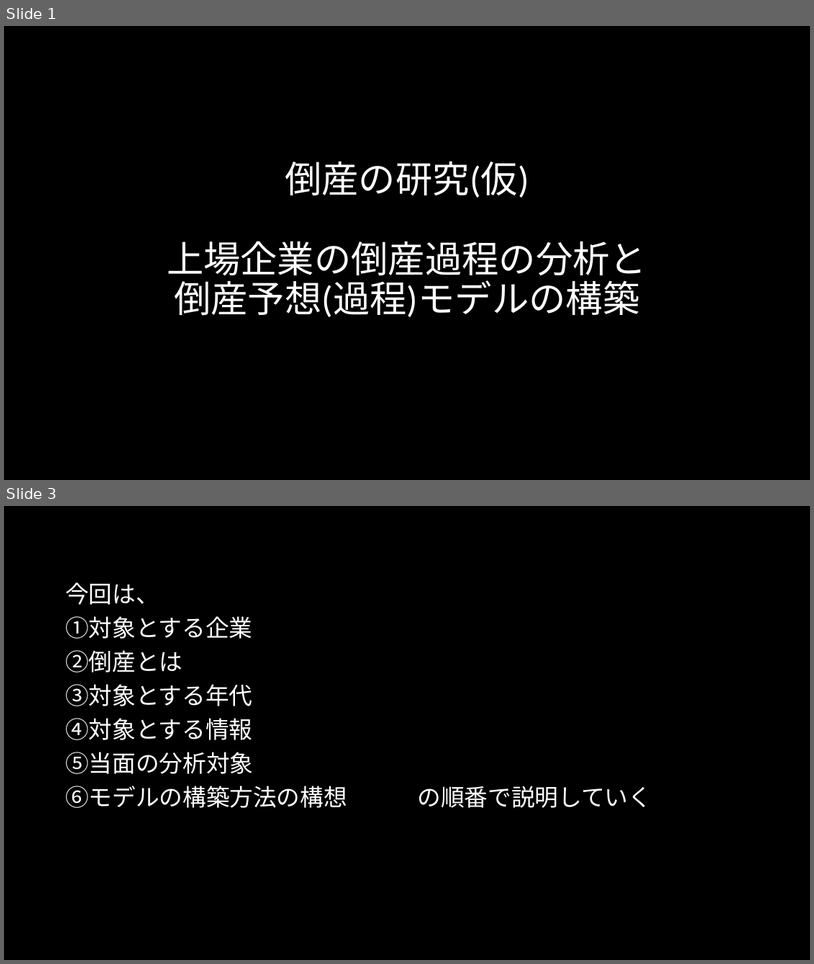
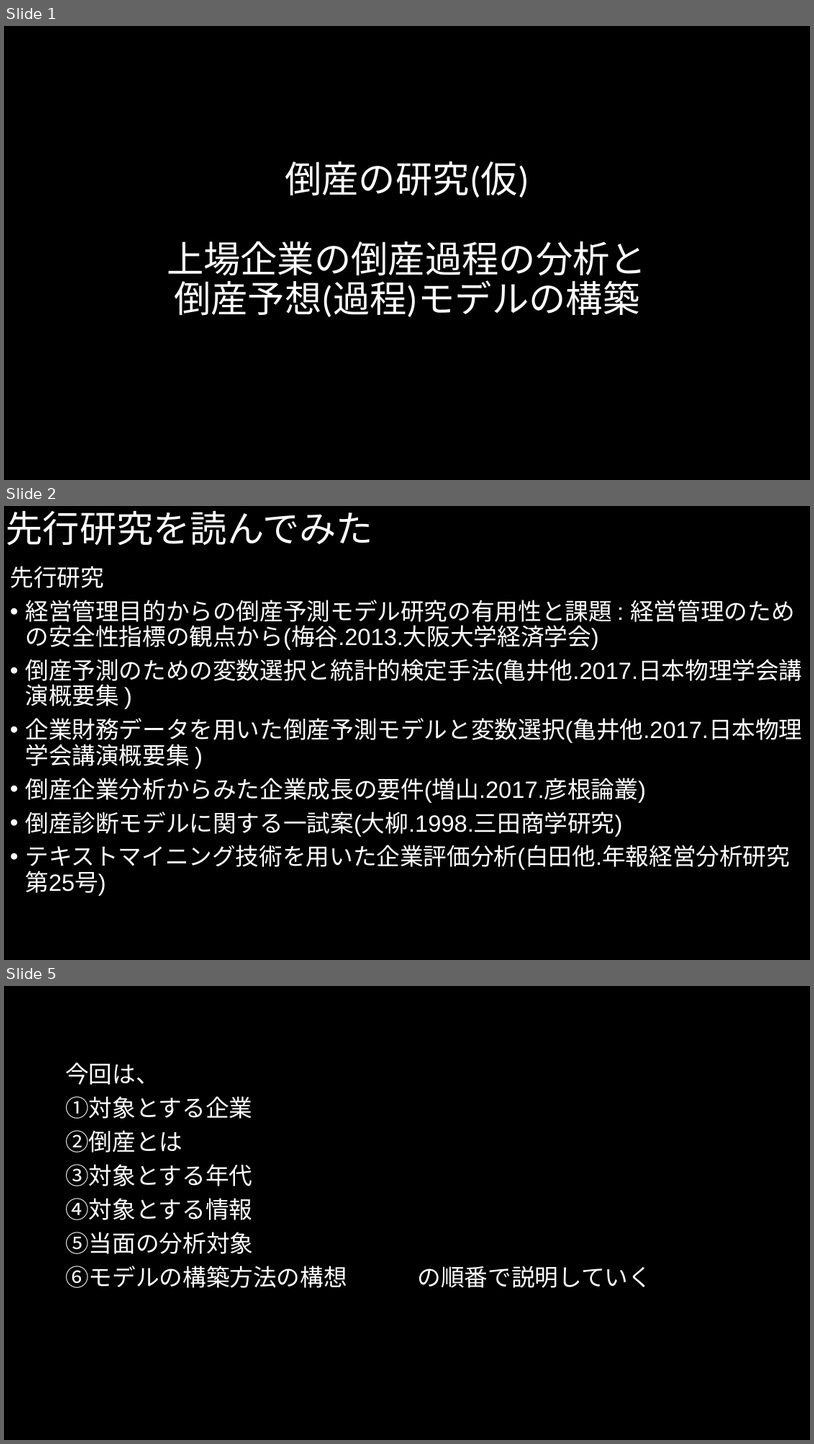
Before and after one commit to MAGA-Phantom/OperationSotsuron, a slide deck: 倒産の研究(仮).pptx. Shown one above the other, each under a label of ours: slides 1 and 3 before the commit, slides 1, 2 and 5 after it; the slides between them are not shown. The pictures are 814x964 and 814x1444 pixels, drawn with LibreOffice and Linux fonts; fonts in the diff are those of the drawing. Boxes give left, top, right and bottom in pixels: in the first picture for what was removed or moved away, otherwise in the second. Text is boxed around its words. In the diff, an @@ line names an element or a change of style, - is before the commit and + after.

```diff
--- a/倒産の研究(仮).pptx
+++ b/倒産の研究(仮).pptx
@@ slide 2 added at bbox=[4, 506, 810, 960], background #000000 @@
@@ title added at bbox=[5, 510, 373, 546], 44 pt, text #FFFFFF @@
+先行研究を読んでみた
@@ text added at bbox=[10, 566, 802, 896], 28 pt, text #FFFFFF @@
+先行研究
+• 経営管理目的からの倒産予測モデル研究の有用性と課題 : 経営管理のための安全性指標の観点から(梅谷.2013.大阪大学経済学会)
+• 倒産予測のための変数選択と統計的検定手法(亀井他.2017.日本物理学会講演概要集 )
+• 企業財務データを用いた倒産予測モデルと変数選択(亀井他.2017.日本物理学会講演概要集 )
+• 倒産企業分析からみた企業成長の要件(増山.2017.彦根論叢)
+• 倒産診断モデルに関する一試案(大柳.1998.三田商学研究)
+• テキストマイニング技術を用いた企業評価分析(白田他.年報経営分析研究第25号)
@@ what was slide 3 is now slide 5 @@
```
Also in this commit, not shown: 2 slides changed, 3 other slides added.
